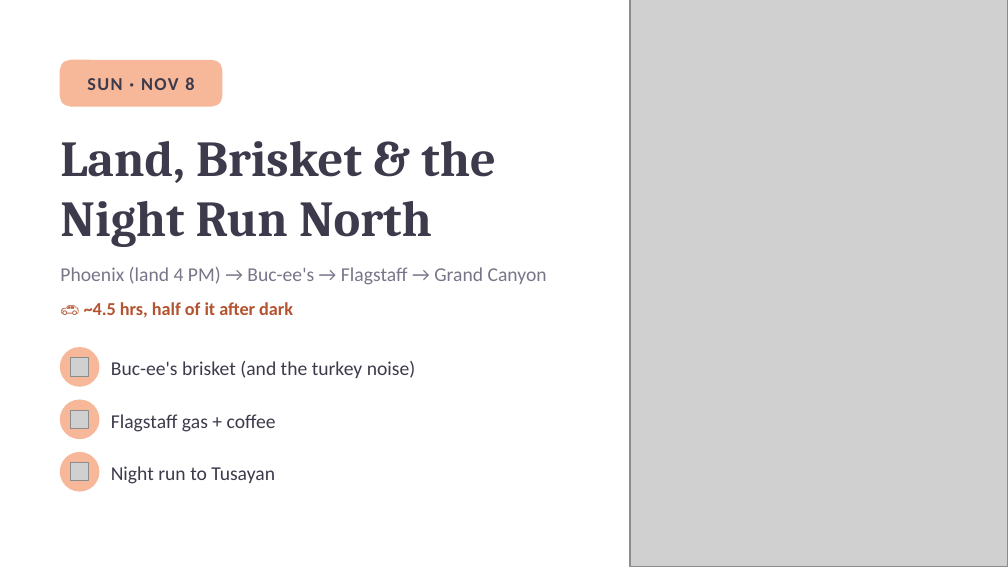
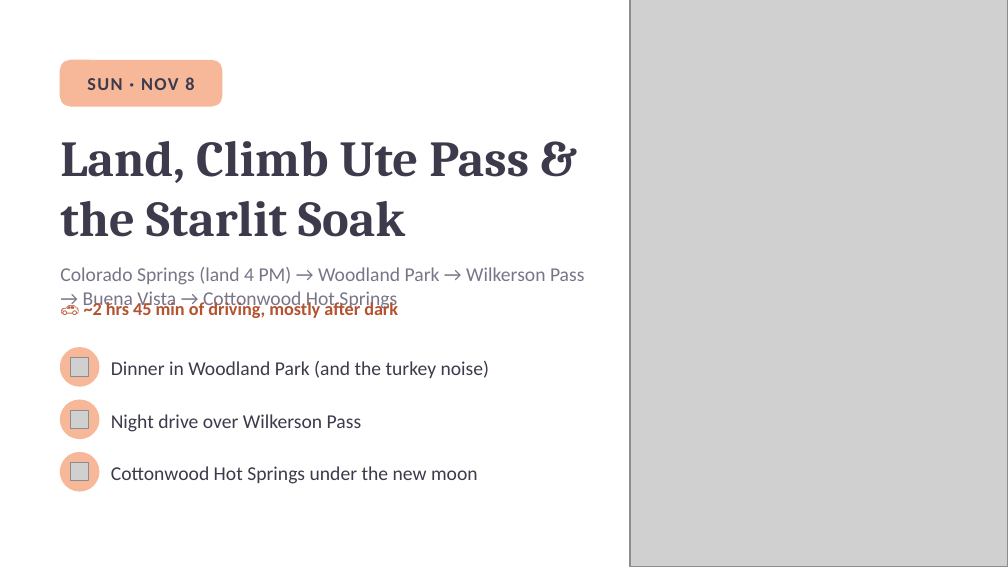
Before and after one commit to kohl-crypto/desert-to-divide, a slide deck: slide 4 of Desert-to-Divide-Tour-Guide.pptx. Drawn at 1008x567 pixels with LibreOffice and Linux fonts; fonts in the diff are those of the drawing; grey boxes stand for pictures. Boxes give left, top, right and bottom in pixels: in the first picture for what was removed or moved away, otherwise in the second. Text is boxed around its words. In the diff, an @@ line names an element or a change of style, - is before the commit and + after.

```diff
--- a/Desert-to-Divide-Tour-Guide.pptx
+++ b/Desert-to-Divide-Tour-Guide.pptx
@@ title at [60,141,529,237]: text changed @@
-Land, Brisket & the Night Run North
+Land, Climb Ute Pass & the Starlit Soak
@@ text at [60,267,584,311]: text changed @@
-Phoenix (land 4 PM) → Buc-ee's → Flagstaff → Grand Canyon
+Colorado Springs (land 4 PM) → Woodland Park → Wilkerson Pass → Buena Vista → Cottonwood Hot Springs
@@ text at [84,300,398,318]: text changed @@
-🚗 ~4.5 hrs, half of it after dark
+🚗 ~2 hrs 45 min of driving, mostly after dark
@@ text at [111,361,490,378]: text changed @@
-Buc-ee's brisket (and the turkey noise)
+Dinner in Woodland Park (and the turkey noise)
@@ text at [111,414,362,432]: text changed @@
-Flagstaff gas + coffee
+Night drive over Wilkerson Pass
@@ text at [111,466,478,484]: text changed @@
-Night run to Tusayan
+Cottonwood Hot Springs under the new moon
```
Also in this commit, not shown: 16 other slides changed, 25 other files.
